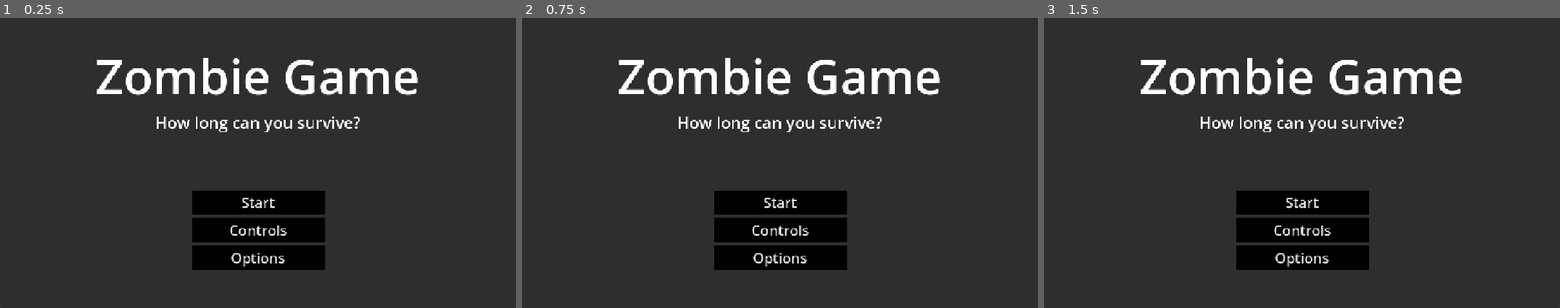
Above: before the commit, frames 1-3 (left to right).
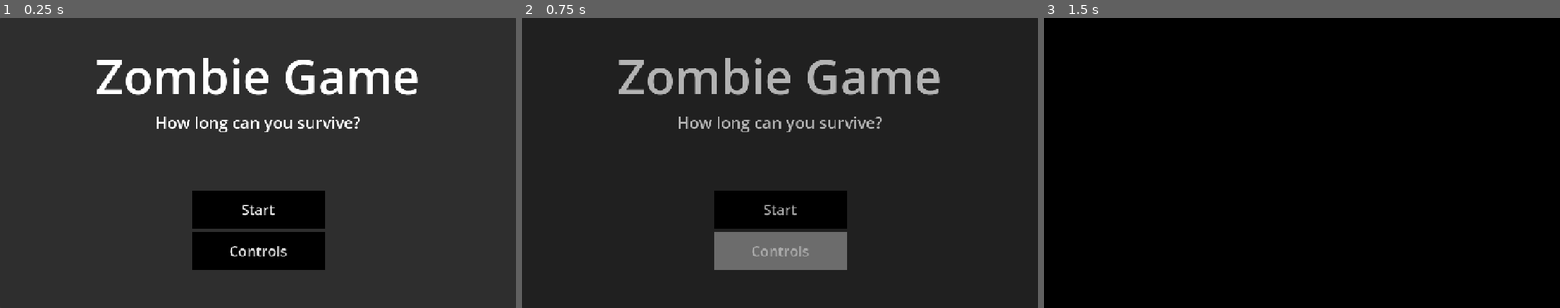
Above: after the commit, the same moments.

Repository: AmosMaddux/RogueZombies
Game: Godot game, scene res://scenes/main_menu.tscn
Same seed, same stepped clock (60 frames per second), same inputs: the game is played once before the commit and once after it. This scene is started directly instead of the project's main scene.
Inputs (mouse positions are in pixels of both pictures, inside the frame that each line leads up to):
- Up to frame 1 (0.25 s): no input
- Up to frame 2 (0.75 s): click "Controls" at 0.5 s
- Up to frame 3 (1.5 s): click (1302, 258) at 1.25 s, where only the run before the commit has a clickable "Options"

The runs differ from the first frame. In frame 1, 1.5% of the frame differs, in the area x 37-63%, y 62-86%; in frame 2, 7.5%; in frame 3, 94%, in the area x 0-100%, y 0-100%.

Commit message:
Last Sync: 2026-04-01 13:36 (Mobile)

Diff:
--- /dev/null
+++ b/scenes/controls_tut.tscn
@@ -0,0 +1,100 @@
+[gd_scene format=3 uid="uid://cg7cg5dmuktgt"]
+
+[ext_resource type="Script" uid="uid://cyno8qgi7tpw2" path="res://scripts/controls_tut.gd" id="1_b442j"]
+
+[sub_resource type="LabelSettings" id="LabelSettings_201qy"]
+font_size = 60
+
+[sub_resource type="LabelSettings" id="LabelSettings_b442j"]
+font_size = 40
+
+[node name="ControlsTut" type="Control" unique_id=1265038246]
+layout_mode = 3
+anchors_preset = 15
+anchor_right = 1.0
+anchor_bottom = 1.0
+grow_horizontal = 2
+grow_vertical = 2
+script = ExtResource("1_b442j")
+
+[node name="Panel" type="Panel" parent="." unique_id=1115510945]
+layout_mode = 1
+anchors_preset = 15
+anchor_right = 1.0
+anchor_bottom = 1.0
+grow_horizontal = 2
+grow_vertical = 2
+
+[node name="Label" type="Label" parent="Panel" unique_id=738253056]
+layout_mode = 1
+offset_left = 46.0
+offset_top = 89.0
+offset_right = 592.0
+offset_bottom = 172.0
+text = "Keyboard Controls"
+label_settings = SubResource("LabelSettings_201qy")
+
+[node name="Label2" type="Label" parent="Panel" unique_id=941263126]
+layout_mode = 1
+anchors_preset = 9
+anchor_bottom = 1.0
+offset_top = 203.0
+offset_right = 644.0
+grow_vertical = 2
+text = "WASD -- Move
+Q,E -- Switch Weapons
+R -- Reload
+F -- Buy
+Right Click -- Attack
+"
+label_settings = SubResource("LabelSettings_b442j")
+horizontal_alignment = 1
+
+[node name="Label3" type="Label" parent="Panel" unique_id=2099945040]
+layout_mode = 1
+anchors_preset = 1
+anchor_left = 1.0
+anchor_right = 1.0
+offset_left = -581.0
+offset_top = 85.0
+offset_right = -35.0
+offset_bottom = 168.0
+grow_horizontal = 0
+text = "Gamepad Controls"
+label_settings = SubResource("LabelSettings_201qy")
+
+[node name="Label4" type="Label" parent="Panel" unique_id=603566155]
+layout_mode = 1
+anchors_preset = 11
+anchor_left = 1.0
+anchor_right = 1.0
+anchor_bottom = 1.0
+offset_left = -621.0
+offset_top = 209.0
+grow_horizontal = 0
+grow_vertical = 2
+text = "Left Stick -- Move
+RB, LB -- Switch Weapons
+X -- Reload
+Y -- Buy
+RT -- Attack
+"
+label_settings = SubResource("LabelSettings_b442j")
+horizontal_alignment = 1
+
+[node name="BackButton" type="Button" parent="Panel" unique_id=1562498816]
+layout_mode = 1
+anchors_preset = 7
+anchor_left = 0.5
+anchor_top = 1.0
+anchor_right = 0.5
+anchor_bottom = 1.0
+offset_left = -166.25
+offset_top = -142.0
+offset_right = 166.25
+grow_horizontal = 2
+grow_vertical = 0
+theme_override_font_sizes/font_size = 61
+text = "Back"
+
+[connection signal="pressed" from="Panel/BackButton" to="." method="_on_back_button_pressed"]
--- a/scenes/main_menu.tscn
+++ b/scenes/main_menu.tscn
@@ -92,6 +92,7 @@
 text = "Controls"
 
 [node name="OptionsButton" type="Button" parent="BG/VBoxContainer" unique_id=1712515531]
+visible = false
 layout_mode = 2
 size_flags_vertical = 3
 theme_override_font_sizes/font_size = 35
--- /dev/null
+++ b/scripts/controls_tut.gd
@@ -0,0 +1,15 @@
+extends Control
+
+
+# Called when the node enters the scene tree for the first time.
+func _ready() -> void:
+	pass # Replace with function body.
+
+
+# Called every frame. 'delta' is the elapsed time since the previous frame.
+func _process(delta: float) -> void:
+	pass
+
+
+func _on_back_button_pressed() -> void:
+	get_tree().change_scene_to_file("res://scenes/main_menu.tscn")
--- a/scripts/main_menu.gd
+++ b/scripts/main_menu.gd
@@ -2,23 +2,27 @@
 
 @onready var fade: ColorRect = $BG/Fade
 
-# Called when the node enters the scene tree for the first time.
 func _ready() -> void:
-	pass # Replace with function body.
-
-
-# Called every frame. 'delta' is the elapsed time since the previous frame.
-func _process(delta: float) -> void:
-	pass
-
+	# Ensure the fade starts transparent and mouse clicks can pass through it initially
+	fade.color.a = 0
+	fade.mouse_filter = Control.MOUSE_FILTER_IGNORE
 
 func _on_start_button_pressed() -> void:
-	pass # Replace with function body.
-
+	_transition_to_scene("res://scenes/main.tscn")
 
 func _on_controls_button_pressed() -> void:
-	pass # Replace with function body.
-
+	_transition_to_scene("res://scenes/Controls.tscn")
 
 func _on_options_button_pressed() -> void:
-	pass # Replace with function body.
+	_transition_to_scene("res://scenes/Options.tscn")
+
+func _transition_to_scene(scene_path: String) -> void:
+	# Prevent further input during transition
+	fade.mouse_filter = Control.MOUSE_FILTER_STOP
+
+	# Create a tween to animate the alpha property to 1 (fully opaque)
+	var tween = create_tween()
+	tween.tween_property(fade, "color:a", 1.0, 0.5).set_trans(Tween.TRANS_SINE)
+
+	# Wait for the tween to finish, then change the scene
+	tween.finished.connect(func(): get_tree().change_scene_to_file(scene_path))
Not shown, added: scripts/controls_tut.gd.uid
